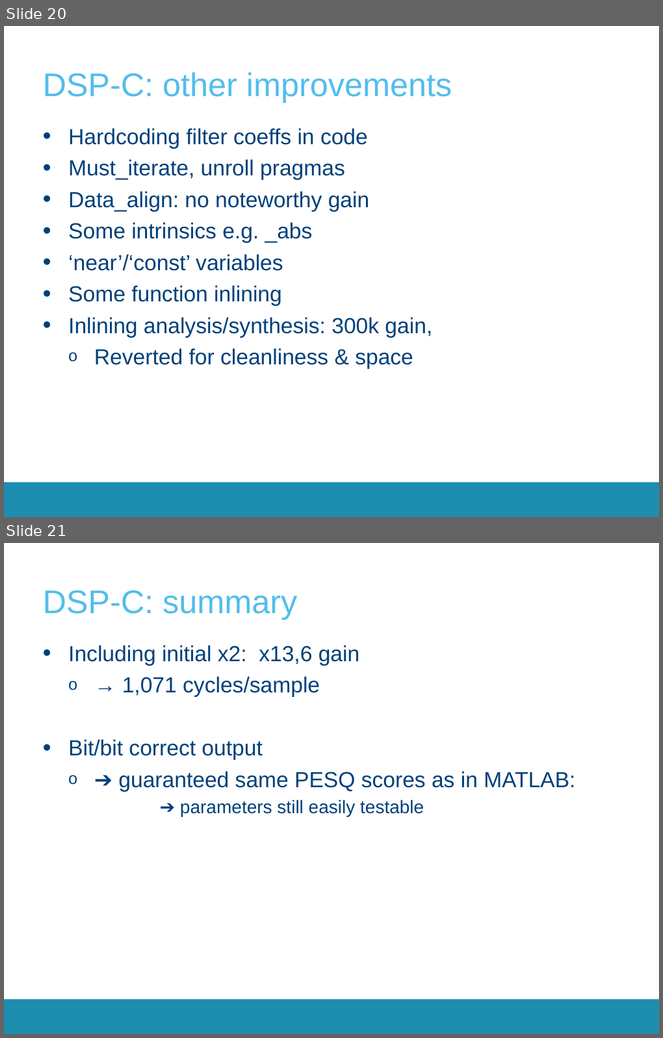
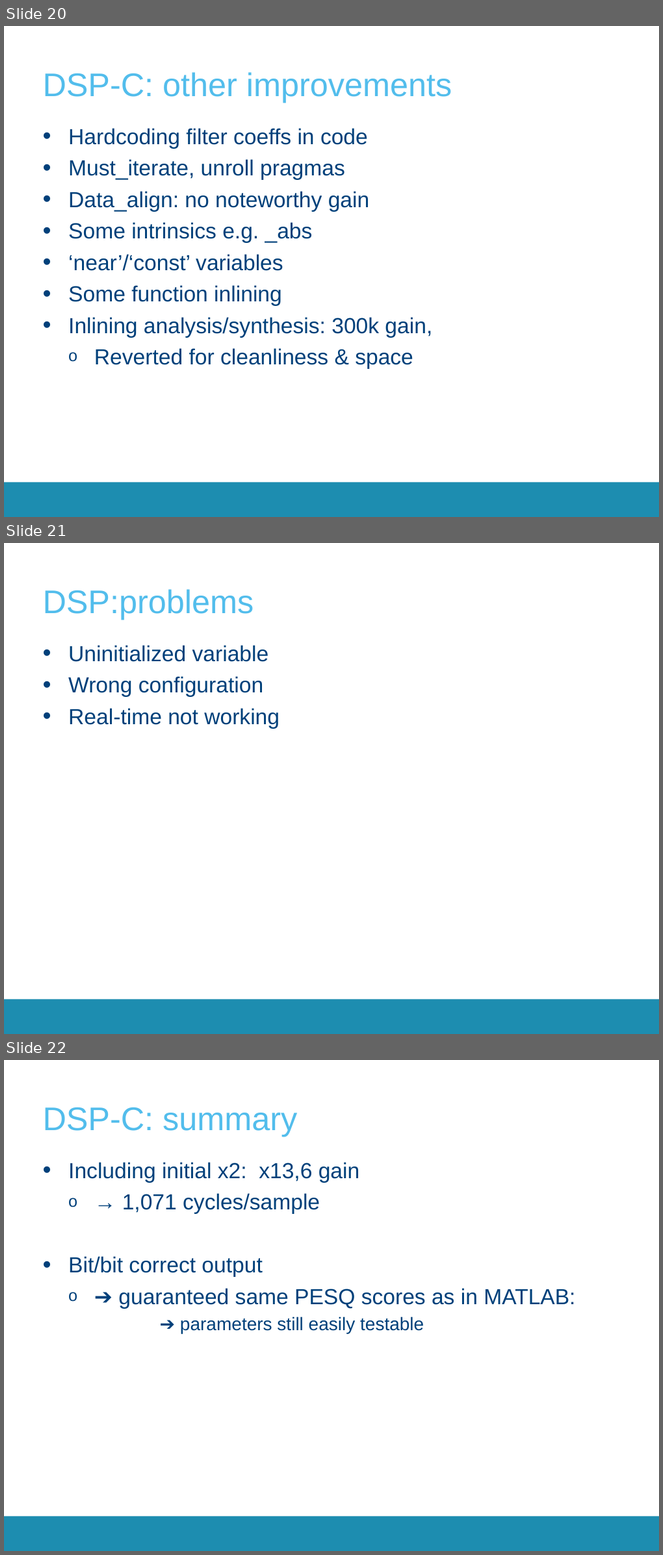
Before and after one commit to SepOwnage/P-O5, a slide deck: Presentatie/Presentatie.pptx. Shown one above the other, each under a label of ours: slides 20 and 21 before the commit, slides 20, 21 and 22 after it. The pictures are 663x1038 and 663x1555 pixels, drawn with LibreOffice and Linux fonts; fonts in the diff are those of the drawing; background and template pictures are left out. Boxes give left, top, right and bottom in pixels: in the first picture for what was removed or moved away, otherwise in the second. Text is boxed around its words. In the diff, an @@ line names an element or a change of style, - is before the commit and + after.

```diff
--- a/Presentatie/Presentatie.pptx
+++ b/Presentatie/Presentatie.pptx
@@ slide 21 added at box(4, 543, 659, 1034), background #FFFFFF; not listed: 1 template element that a slide beside it also shows @@
@@ title added at box(43, 589, 254, 620), 36 pt, text #52BDEC @@
+DSP:problems
@@ text added at box(68, 645, 280, 729), 24 pt, text #00407A @@
+• Uninitialized variable
+• Wrong configuration
+• Real-time not working
@@ what was slide 21 is now slide 22 @@
```
Also in this commit, not shown: 5 slides changed.
